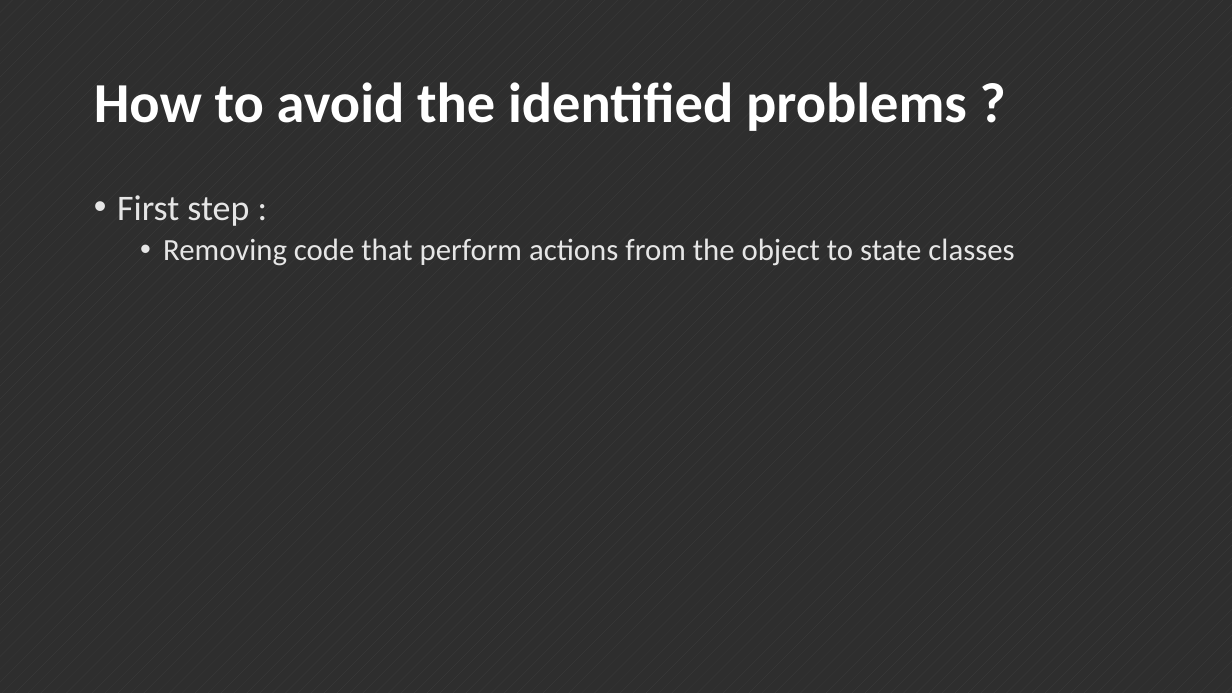
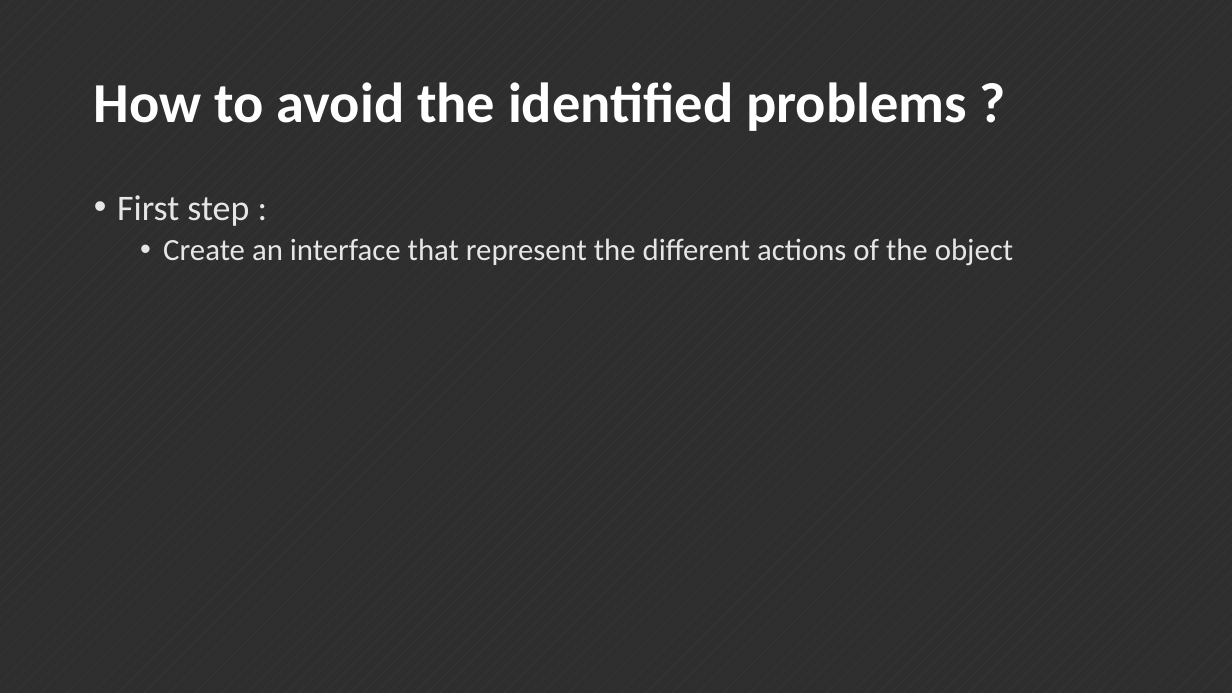
Before and after one commit to ahorguelin/thanks_microsoft, a slide deck: slide 10 of Design Patterns.pptx. Drawn at 1232x693 pixels with LibreOffice and Linux fonts; fonts in the diff are those of the drawing. Boxes give left, top, right and bottom in pixels: in the first picture for what was removed or moved away, otherwise in the second. Text is boxed around its words. In the diff, an @@ line names an element or a change of style, - is before the commit and + after.

```diff
--- a/Design Patterns.pptx
+++ b/Design Patterns.pptx
@@ text at (163,238,1013,266): text changed @@
-  • Removing code that perform actions from the object to state classes
+  • Create an interface that represent the different actions of the object
```
Also in this commit, not shown: 4 other slides changed.
